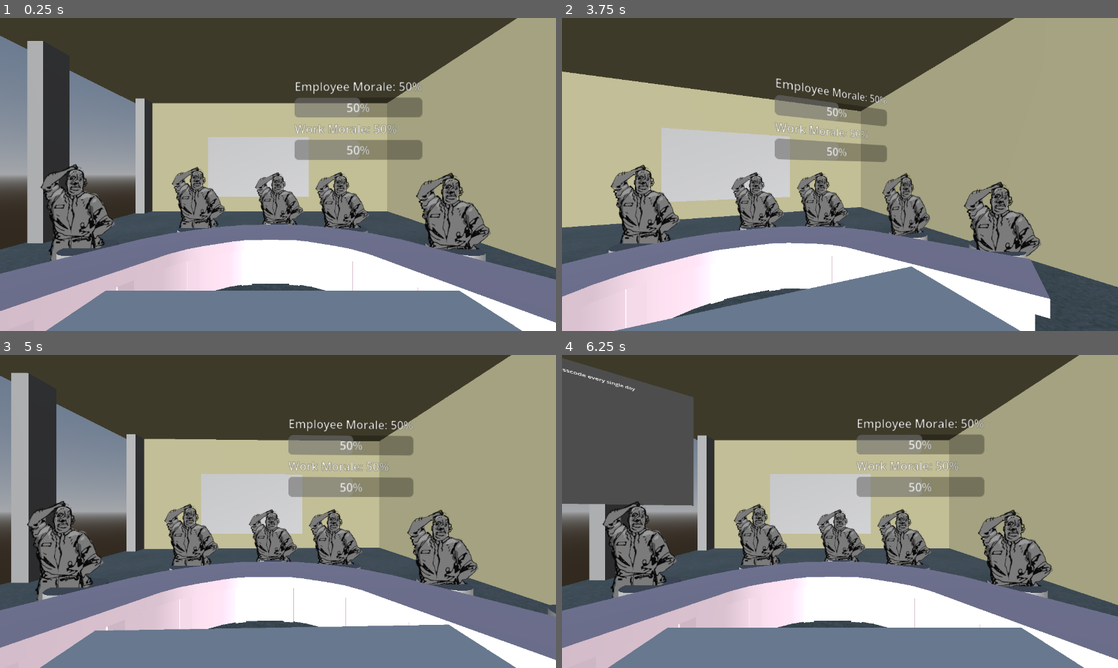
Above: before the commit, frames 1-4 (two rows, left to right).
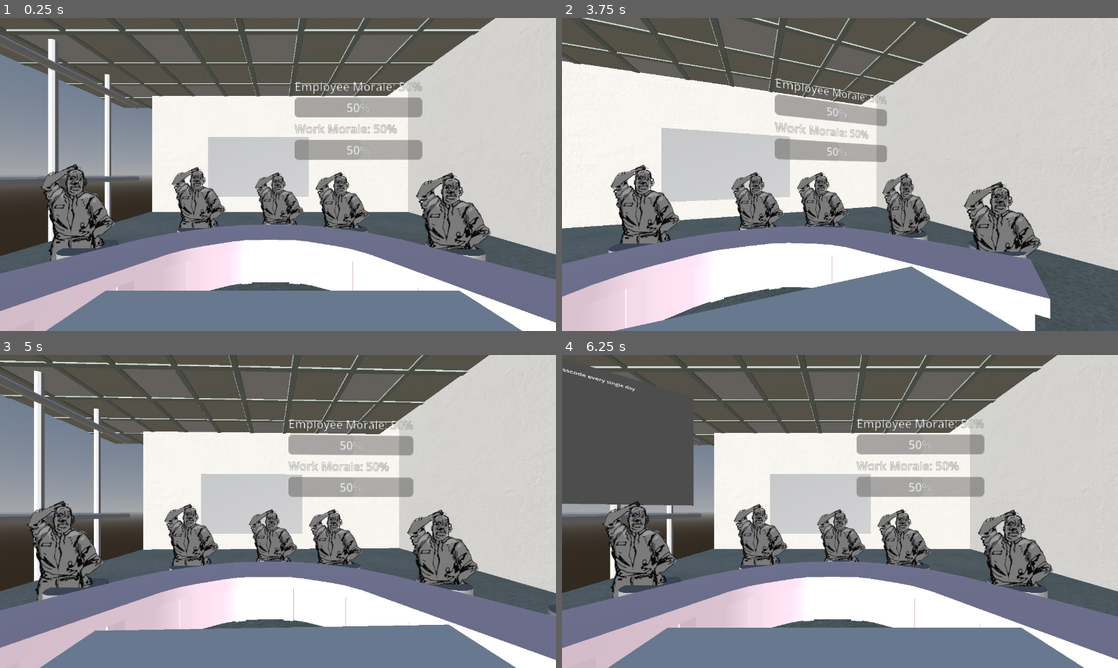
Above: after the commit, the same moments.

Repository: DebugCookie/FIB_GameJam
Game: Godot game, scene res://maxTestScene.tscn
The game is run twice, just before and just after one commit, with the same random seed, the same clock (stepped at 60 frames per second) and the same inputs.
Inputs (mouse positions are in pixels of both pictures, inside the frame that each line leads up to):
- Up to frame 1 (0.25 s): no input
- Up to frame 2 (3.75 s): tap Enter (ui_accept) at 0.5, 0.77, 1.25, 1.52, 2, 2.75, 3.02, 3.5 s; move the mouse to (962, 158) at 0.52 s; hold Right (ui_right) 0.53-1.28 s; click (962, 158) at 0.67 s; move the mouse to (728, 190) at 1.27 s; hold Down (ui_down) 1.28-2.03 s; move the mouse to (895, 105) at 2.02 s; hold Right (ui_right) 2.03-2.78 s; move the mouse to (812, 237) at 2.77 s; hold Up (ui_up) 2.78-3.53 s; click (812, 237) at 2.92 s; move the mouse to (1006, 221) at 3.52 s; hold Left (ui_left) from 3.53 s (still down)
- Up to frame 3 (5 s): keep holding Left (ui_left); tap Enter (ui_accept) at 3.77, 4.52 s; move the mouse to (111, 464) at 4.27 s
- Up to frame 4 (6.25 s): move the mouse to (867, 511) at 5.02 s; release Left (ui_left) at 5.03 s; hold Down (ui_down) 5.03-5.78 s; click (867, 511) at 5.17 s; tap Enter (ui_accept) at 5.75, 6.02 s; move the mouse to (756, 433) at 5.77 s; hold Right (ui_right) from 5.78 s (still down)

The runs differ from the first frame. In frame 1, 51% of the frame differs, in the area x 0-100%, y 0-88%; in frame 2, 58%, in the area x 0-100%, y 0-100%; in frame 3, 52%; in frame 4, 45%.

Commit message:
Updated textures and scene

Diff:
--- /dev/null
+++ b/Materials/M_Floor.tres
@@ -0,0 +1,6 @@
+[gd_resource type="StandardMaterial3D" format=3 uid="uid://cmjnahfqi23mb"]
+
+[ext_resource type="Texture2D" uid="uid://cs3pc5tisghs3" path="res://Art Assets/2d/Texture/SM_Floor_Texture_Floor.png" id="1_3t1xi"]
+
+[resource]
+albedo_texture = ExtResource("1_3t1xi")
--- a/Materials/M_Wall.tres
+++ /dev/null
@@ -1,4 +0,0 @@
-[gd_resource type="StandardMaterial3D" format=3 uid="uid://brmrk5kgdgk5b"]
-
-[resource]
-albedo_color = Color(0.62352943, 0.60784316, 0.46666667, 1)
--- a/maxTestScene.tscn
+++ b/maxTestScene.tscn
@@ -4,12 +4,14 @@
 [ext_resource type="Script" uid="uid://mtv8dcbqu78x" path="res://camera_3d.gd" id="1_sm6nt"]
 [ext_resource type="PackedScene" uid="uid://dt7ibabu7str8" path="res://global_morale_3d.tscn" id="2_3pouy"]
 [ext_resource type="PackedScene" uid="uid://dlnm4crlnxca7" path="res://character_3d.tscn" id="3_be4fj"]
-[ext_resource type="Material" uid="uid://brmrk5kgdgk5b" path="res://Materials/M_Wall.tres" id="3_nhr8d"]
 [ext_resource type="Texture2D" uid="uid://bjucx6bb3xm2j" path="res://Art Assets/2d/characters/Richard.png" id="4_6hq1p"]
 [ext_resource type="Shader" uid="uid://r0uka4i5e0rn" path="res://Art Assets/PixelShader.gdshader" id="5_2ma1t"]
 [ext_resource type="PackedScene" uid="uid://dtk0f1owdt8m8" path="res://Art Assets/3D/SM_Table.glb" id="6_dvp7v"]
-[ext_resource type="PackedScene" uid="uid://cefe8rmec2chl" path="res://Art Assets/3D/Floor.glb" id="7_8kcya"]
+[ext_resource type="PackedScene" uid="uid://cefe8rmec2chl" path="res://Art Assets/3D/SM_Floor.glb" id="7_8kcya"]
 [ext_resource type="PackedScene" uid="uid://cx5h838bf2aeh" path="res://Art Assets/3D/SM_BossTable.glb" id="8_vr2aq"]
+[ext_resource type="PackedScene" uid="uid://cfik1lbetgv6s" path="res://Art Assets/3D/SM_Wall.glb" id="10_3pouy"]
+[ext_resource type="PackedScene" uid="uid://8nedl1c1b5fr" path="res://Art Assets/3D/SM_Roof.glb" id="11_be4fj"]
+[ext_resource type="PackedScene" uid="uid://4ubhy7ltsfgo" path="res://Art Assets/3D/SM_Window.glb" id="12_2p1gs"]
 
 [sub_resource type="ProceduralSkyMaterial" id="ProceduralSkyMaterial_n20ym"]
 
@@ -20,14 +22,10 @@
 background_mode = 2
 sky = SubResource("Sky_l0xq5")
 
-[sub_resource type="PlaneMesh" id="PlaneMesh_eugri"]
-
 [sub_resource type="BoxMesh" id="BoxMesh_eugri"]
 size = Vector3(1, 1, 1.1166992)
 
 [sub_resource type="CylinderMesh" id="CylinderMesh_eugri"]
-
-[sub_resource type="BoxMesh" id="BoxMesh_n20ym"]
 
 [sub_resource type="BoxMesh" id="BoxMesh_cejtf"]
 
@@ -90,21 +88,6 @@
 [node name="DirectionalLight3D" type="DirectionalLight3D" parent="SubViewportContainer/SubViewport" unique_id=9738278]
 transform = Transform3D(0.40224501, -0.0007020508, -0.9155318, 0.0017453285, 0.9999985, -1.4978117e-10, 0.91553044, -0.0015979038, 0.4022456, 0.9068241, 1.321417, 0)
 
-[node name="Floor2" type="MeshInstance3D" parent="SubViewportContainer/SubViewport" unique_id=1600939644]
-transform = Transform3D(0.41408738, 0, 0, 0, -1.5458856e-08, -0.19107446, 0, 0.3536574, -8.3521305e-09, 0, 0.10513598, -0.6467298)
-material_override = ExtResource("3_nhr8d")
-mesh = SubResource("PlaneMesh_eugri")
-
-[node name="Floor4" type="MeshInstance3D" parent="SubViewportContainer/SubViewport" unique_id=2054202927]
-transform = Transform3D(0.41408733, 0, 0, 0, -0.3536574, 3.573477e-08, 0, -3.091771e-08, -0.40875807, -0.041405916, 0.27052936, -0.35090935)
-material_override = ExtResource("3_nhr8d")
-mesh = SubResource("PlaneMesh_eugri")
-
-[node name="Floor3" type="MeshInstance3D" parent="SubViewportContainer/SubViewport" unique_id=1028841253]
-transform = Transform3D(-1.8100334e-08, -0.3536574, 8.35213e-09, 0, -1.5458854e-08, -0.19107446, 0.41408736, -1.5458854e-08, -9.925824e-16, 0.34430057, 0.10513598, -0.3265216)
-material_override = ExtResource("3_nhr8d")
-mesh = SubResource("PlaneMesh_eugri")
-
 [node name="FrontTable" type="MeshInstance3D" parent="SubViewportContainer/SubViewport" unique_id=1682725433]
 transform = Transform3D(0.002905508, 0, 0.108521916, 0, 0.007782675, 0, -0.068360426, 0, 0.004612482, -0.006332211, -0.041886076, -0.08386652)
 mesh = SubResource("BoxMesh_eugri")
@@ -136,22 +119,6 @@
 [node name="Chair7" type="MeshInstance3D" parent="SubViewportContainer/SubViewport" unique_id=1874085373]
 transform = Transform3D(0.052500002, 0, 0, 0, 0.035515994, 0, 0, 0, 0.052500002, -0.28293872, -0.075010315, -0.14953485)
 mesh = SubResource("CylinderMesh_eugri")
-
-[node name="LeftWall" type="MeshInstance3D" parent="SubViewportContainer/SubViewport" unique_id=1698488134]
-transform = Transform3D(0.02690353, 0, 0, 0, -1.9072168e-09, -0.57313234, 0, 0.043632034, -2.5052408e-08, -0.41377494, 0.008098759, -0.62932205)
-mesh = SubResource("BoxMesh_n20ym")
-
-[node name="LeftWall2" type="MeshInstance3D" parent="SubViewportContainer/SubViewport" unique_id=659237173]
-transform = Transform3D(0.02690353, 0, 0, 0, -1.9072168e-09, -0.57313234, 0, 0.043632034, -2.5052408e-08, -0.41377494, 0.008098759, -0.366968)
-mesh = SubResource("BoxMesh_n20ym")
-
-[node name="LeftWall3" type="MeshInstance3D" parent="SubViewportContainer/SubViewport" unique_id=1299078288]
-transform = Transform3D(0.02690353, 0, 0, 0, -1.9072168e-09, -0.57313234, 0, 0.043632034, -2.5052408e-08, -0.41377494, 0.008098759, -0.15294383)
-mesh = SubResource("BoxMesh_n20ym")
-
-[node name="LeftWall4" type="MeshInstance3D" parent="SubViewportContainer/SubViewport" unique_id=1745836381]
-transform = Transform3D(0.02690353, 0, 0, 0, -1.9072168e-09, -0.57313234, 0, 0.043632034, -2.5052408e-08, -0.41377494, 0.008098759, 0.07101689)
-mesh = SubResource("BoxMesh_n20ym")
 
 [node name="TV" type="MeshInstance3D" parent="SubViewportContainer/SubViewport" unique_id=1998647896]
 transform = Transform3D(0.26148742, 0, 0, 0, 0.15409297, 0, 0, 0, 0.007278506, -0.052960664, 0.06392069, -0.533362)
@@ -227,4 +194,16 @@
 transform = Transform3D(1, 0, 0, 0, 1, 0, 0, 0, 1, 0, -0.07681596, -0.059896484)
 
 [node name="Floor" parent="." unique_id=970781916 instance=ExtResource("7_8kcya")]
-transform = Transform3D(1, 0, 0, 0, 1, 0, 0, 0, 1, -0.33426258, -0.072404355, -0.219449)
+transform = Transform3D(-1, 8.742278e-08, 0, -8.742278e-08, -1, 0, 0, 0, 1, 0.30511138, -0.071014374, -0.21940626)
+
+[node name="SM_Wall" parent="." unique_id=1219317071 instance=ExtResource("10_3pouy")]
+transform = Transform3D(-1, 0, -8.742278e-08, 0, 1, 0, 8.742278e-08, 0, -1, 0.39856073, -0.13130234, -0.31957725)
+
+[node name="SM_Wall2" parent="." unique_id=1887927298 instance=ExtResource("10_3pouy")]
+transform = Transform3D(1.3113416e-07, 0, -1, 0, 1, 0, 1, 0, 1.3113416e-07, 0.008830994, -0.13130234, -0.62866175)
+
+[node name="SM_Roof" parent="." unique_id=1421866103 instance=ExtResource("11_be4fj")]
+transform = Transform3D(-1, 8.742278e-08, 0, -8.742278e-08, -1, 0, 0, 0, 1, -0.063537, 0.28677952, -0.24673656)
+
+[node name="SM_Window" parent="." unique_id=763268013 instance=ExtResource("12_2p1gs")]
+transform = Transform3D(-0.71, 0, -1.07207015e-07, 0, 0.80805326, 0, 1.07207015e-07, 0, -0.71, -0.38354537, -0.055646427, -0.23457122)
Renamed: Art Assets/2d/Texture/T_Floor.png -> Art Assets/2d/Texture/SM_Floor_Texture_Floor.png
Not shown, changed: Art Assets/2d/Texture/SM_Floor_Texture_Floor.png.import
Renamed: Art Assets/2d/Texture/T_Wall.png -> Art Assets/2d/Texture/SM_Wall_Texture_Wall.png
Not shown, changed: Art Assets/2d/Texture/SM_Wall_Texture_Wall.png.import
Renamed: Art Assets/3D/Floor.glb -> Art Assets/3D/SM_Floor.glb
Not shown, changed: Art Assets/3D/SM_Floor.glb.import
Binary file changed: Art Assets/3D/SM_Roof.glb
Not shown, changed: Art Assets/3D/SM_Roof.glb.import
Binary file changed: Art Assets/3D/SM_Wall.glb
Not shown, changed: Art Assets/3D/SM_Wall.glb.import
